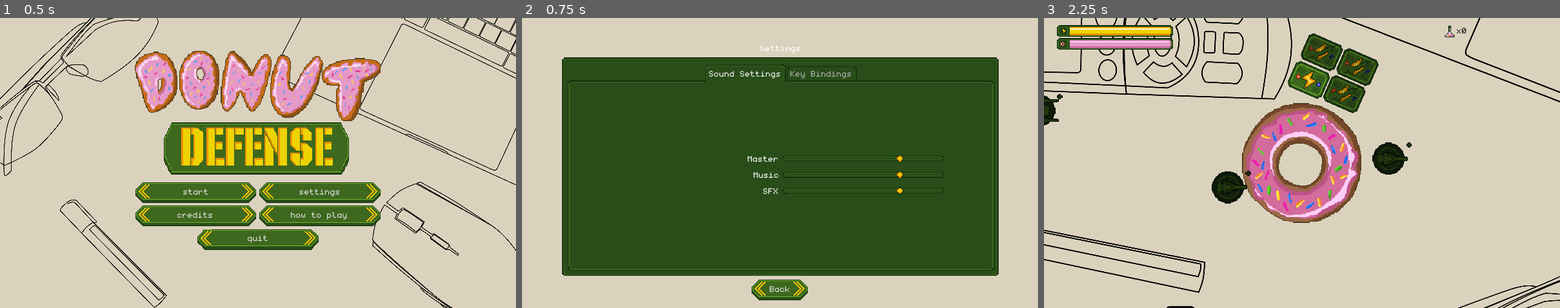
Above: before the commit, frames 1-3 (left to right).
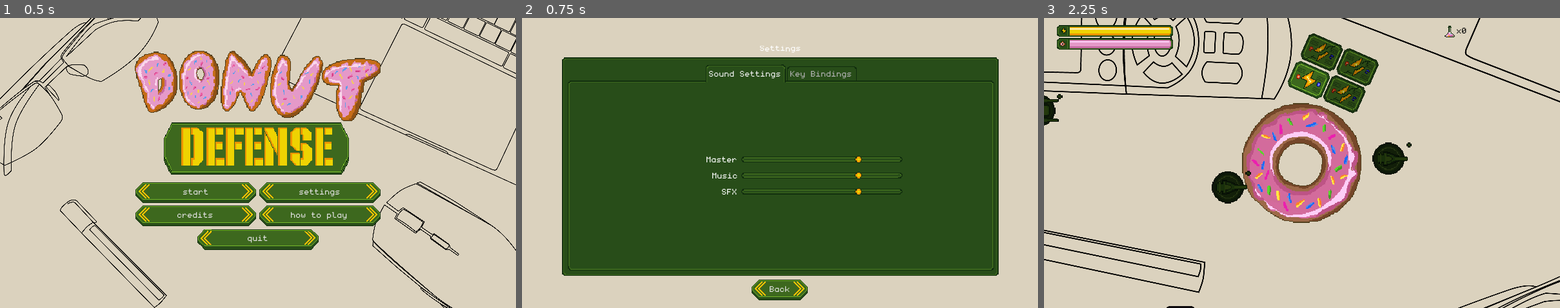
Above: after the commit, the same moments.

Repository: dmitriy-shmilo/gogodot-2021
Game: Godot game, scene res://title_screen/title_screen.tscn
Two runs of this game, one before a commit and one after it. Both use one fixed random seed, a clock stepped at 60 frames per second and the inputs below. The engine's default icon, where the game draws it, is replaced by a stand-in: a white triangle on a blue panel in a dark square. Sound files missing from this copy of the repository are replaced by a short silence.
Inputs:
- Up to frame 1 (0.5 s): no input
- Up to frame 2 (0.75 s): click "settings" at 0.5 s
- Up to frame 3 (2.25 s): click "Back" at 1.25 s; click "start" at 2 s

Frame 1 is identical in both runs. In frame 2, 2.0% of the frame differs, in the area x 35-82%, y 47-62%; in frame 3, nothing differs.

Commit message:
Fix transparent key popup. Localize keybindings.

Diff:
--- a/src/settings_screen/settings_screen.gd
+++ b/src/settings_screen/settings_screen.gd
@@ -7,9 +7,9 @@
 onready var _tab_container = $"VBoxContainer/PanelContainer/TabContainer"
 onready var _keybindings_grid = $"VBoxContainer/PanelContainer/TabContainer/KeyBindings/GridContainer"
 onready var _keybinding_popup = $KeyBindingPopup
-onready var _master_volume_slider = $"VBoxContainer/PanelContainer/TabContainer/SoundSettings/MasterVolume/VolumeSlider"
-onready var _sfx_volume_slider = $"VBoxContainer/PanelContainer/TabContainer/SoundSettings/SfxVolume/VolumeSlider"
-onready var _music_volume_slider = $"VBoxContainer/PanelContainer/TabContainer/SoundSettings/MusicVolume/VolumeSlider"
+onready var _master_volume_slider = $"VBoxContainer/PanelContainer/TabContainer/SoundSettings/Container/MasterVolume/VolumeSlider"
+onready var _sfx_volume_slider = $"VBoxContainer/PanelContainer/TabContainer/SoundSettings/Container/SfxVolume/VolumeSlider"
+onready var _music_volume_slider = $"VBoxContainer/PanelContainer/TabContainer/SoundSettings/Container/MusicVolume/VolumeSlider"
 
 var _current_binding_button: KeyBindingButton = null
 
@@ -33,11 +33,8 @@
 func _prepare_keybindings() -> void:
 	var actions = ["up", "down", "left", "right", "zoom_in", "zoom_out"]
 	for action in actions:
-		if action.begins_with("ui_") or action.begins_with("system_"):
-			continue;
-
 		var label = KeyBindingLabelScene.instance()
-		label.text = action
+		label.text = tr("key_" + action)
 		var button = KeyBindingButtonScene.instance()
 		button.action = action
 		button.connect("pressed", \
--- a/src/settings_screen/settings_screen.tscn
+++ b/src/settings_screen/settings_screen.tscn
@@ -49,76 +49,86 @@
 margin_right = 537.122
 margin_bottom = 266.621
 
-[node name="SoundSettings" type="VBoxContainer" parent="VBoxContainer/PanelContainer/TabContainer"]
+[node name="SoundSettings" type="Control" parent="VBoxContainer/PanelContainer/TabContainer"]
 anchor_right = 1.0
 anchor_bottom = 1.0
 margin_left = 7.38271
 margin_top = 30.1325
 margin_right = -5.88115
 margin_bottom = -6.5068
-size_flags_horizontal = 3
+
+[node name="Container" type="VBoxContainer" parent="VBoxContainer/PanelContainer/TabContainer/SoundSettings"]
+anchor_left = 0.5
+anchor_top = 0.5
+anchor_right = 0.5
+anchor_bottom = 0.5
+margin_left = -150.0
+margin_top = -28.0
+margin_right = 150.0
+margin_bottom = 28.0
 size_flags_vertical = 3
 alignment = 1
-
-[node name="MasterVolume" type="HBoxContainer" parent="VBoxContainer/PanelContainer/TabContainer/SoundSettings"]
-margin_top = 83.0
-margin_right = 517.0
-margin_bottom = 99.0
-alignment = 1
-
-[node name="VolumeLabel" type="Label" parent="VBoxContainer/PanelContainer/TabContainer/SoundSettings/MasterVolume"]
-margin_left = 160.0
-margin_right = 256.0
+__meta__ = {
+"_edit_use_anchors_": false
+}
+
+[node name="MasterVolume" type="HBoxContainer" parent="VBoxContainer/PanelContainer/TabContainer/SoundSettings/Container"]
+margin_right = 300.0
+margin_bottom = 16.0
+alignment = 1
+
+[node name="VolumeLabel" type="Label" parent="VBoxContainer/PanelContainer/TabContainer/SoundSettings/Container/MasterVolume"]
+margin_right = 96.0
 margin_bottom = 16.0
 size_flags_horizontal = 10
 size_flags_vertical = 1
 text = "ui_master_volume"
 
-[node name="VolumeSlider" type="HSlider" parent="VBoxContainer/PanelContainer/TabContainer/SoundSettings/MasterVolume"]
-margin_left = 260.0
-margin_right = 460.0
+[node name="VolumeSlider" type="HSlider" parent="VBoxContainer/PanelContainer/TabContainer/SoundSettings/Container/MasterVolume"]
+margin_left = 100.0
+margin_right = 300.0
 margin_bottom = 16.0
 rect_min_size = Vector2( 200, 0 )
 size_flags_horizontal = 2
 
-[node name="MusicVolume" type="HBoxContainer" parent="VBoxContainer/PanelContainer/TabContainer/SoundSettings"]
-margin_top = 103.0
-margin_right = 517.0
-margin_bottom = 119.0
-alignment = 1
-
-[node name="VolumeLabel" type="Label" parent="VBoxContainer/PanelContainer/TabContainer/SoundSettings/MusicVolume"]
-margin_left = 166.0
-margin_right = 256.0
+[node name="MusicVolume" type="HBoxContainer" parent="VBoxContainer/PanelContainer/TabContainer/SoundSettings/Container"]
+margin_top = 20.0
+margin_right = 300.0
+margin_bottom = 36.0
+alignment = 1
+
+[node name="VolumeLabel" type="Label" parent="VBoxContainer/PanelContainer/TabContainer/SoundSettings/Container/MusicVolume"]
+margin_left = 6.0
+margin_right = 96.0
 margin_bottom = 16.0
 size_flags_horizontal = 10
 size_flags_vertical = 1
 text = "ui_music_volume"
 
-[node name="VolumeSlider" type="HSlider" parent="VBoxContainer/PanelContainer/TabContainer/SoundSettings/MusicVolume"]
-margin_left = 260.0
-margin_right = 460.0
+[node name="VolumeSlider" type="HSlider" parent="VBoxContainer/PanelContainer/TabContainer/SoundSettings/Container/MusicVolume"]
+margin_left = 100.0
+margin_right = 300.0
 margin_bottom = 16.0
 rect_min_size = Vector2( 200, 0 )
 size_flags_horizontal = 2
 
-[node name="SfxVolume" type="HBoxContainer" parent="VBoxContainer/PanelContainer/TabContainer/SoundSettings"]
-margin_top = 123.0
-margin_right = 517.0
-margin_bottom = 139.0
-alignment = 1
-
-[node name="VolumeLabel" type="Label" parent="VBoxContainer/PanelContainer/TabContainer/SoundSettings/SfxVolume"]
-margin_left = 178.0
-margin_right = 256.0
+[node name="SfxVolume" type="HBoxContainer" parent="VBoxContainer/PanelContainer/TabContainer/SoundSettings/Container"]
+margin_top = 40.0
+margin_right = 300.0
+margin_bottom = 56.0
+alignment = 1
+
+[node name="VolumeLabel" type="Label" parent="VBoxContainer/PanelContainer/TabContainer/SoundSettings/Container/SfxVolume"]
+margin_left = 18.0
+margin_right = 96.0
 margin_bottom = 16.0
 size_flags_horizontal = 10
 size_flags_vertical = 1
 text = "ui_sfx_volume"
 
-[node name="VolumeSlider" type="HSlider" parent="VBoxContainer/PanelContainer/TabContainer/SoundSettings/SfxVolume"]
-margin_left = 260.0
-margin_right = 460.0
+[node name="VolumeSlider" type="HSlider" parent="VBoxContainer/PanelContainer/TabContainer/SoundSettings/Container/SfxVolume"]
+margin_left = 100.0
+margin_right = 300.0
 margin_bottom = 16.0
 rect_min_size = Vector2( 200, 0 )
 size_flags_horizontal = 2
@@ -127,16 +137,16 @@
 visible = false
 anchor_right = 1.0
 anchor_bottom = 1.0
-margin_left = 4.0
-margin_top = 31.0
-margin_right = -4.0
-margin_bottom = -4.0
+margin_left = 7.38271
+margin_top = 30.1325
+margin_right = -5.88115
+margin_bottom = -6.5068
 
 [node name="GridContainer" type="GridContainer" parent="VBoxContainer/PanelContainer/TabContainer/KeyBindings"]
-margin_left = 261.0
-margin_top = 112.0
-margin_right = 261.0
-margin_bottom = 112.0
+margin_left = 258.0
+margin_top = 111.0
+margin_right = 258.0
+margin_bottom = 111.0
 size_flags_horizontal = 6
 size_flags_vertical = 6
 custom_constants/vseparation = 10
@@ -171,57 +181,52 @@
 [node name="VBoxContainer" type="VBoxContainer" parent="KeyBindingPopup"]
 anchor_right = 1.0
 anchor_bottom = 1.0
-margin_left = 4.0
-margin_top = 4.0
-margin_right = -4.0
-margin_bottom = -4.0
 alignment = 1
 __meta__ = {
 "_edit_use_anchors_": false
 }
 
 [node name="ActionLabel" type="Label" parent="KeyBindingPopup/VBoxContainer"]
-margin_top = 14.0
-margin_right = 197.0
-margin_bottom = 28.0
+margin_top = 16.0
+margin_right = 206.0
+margin_bottom = 29.0
 align = 1
 
 [node name="Label" type="Label" parent="KeyBindingPopup/VBoxContainer"]
-margin_top = 32.0
-margin_right = 197.0
+margin_top = 33.0
+margin_right = 206.0
 margin_bottom = 46.0
 text = "Press a key..."
 align = 1
 
 [node name="HSeparator" type="HSeparator" parent="KeyBindingPopup/VBoxContainer"]
 margin_top = 50.0
-margin_right = 197.0
+margin_right = 206.0
 margin_bottom = 70.0
 rect_min_size = Vector2( 0, 20 )
 
 [node name="HBoxContainer" type="HBoxContainer" parent="KeyBindingPopup/VBoxContainer"]
 margin_top = 74.0
-margin_right = 197.0
-margin_bottom = 94.0
+margin_right = 206.0
+margin_bottom = 99.0
 alignment = 1
 
 [node name="CancelButton" type="Button" parent="KeyBindingPopup/VBoxContainer/HBoxContainer"]
-margin_left = 21.0
-margin_right = 75.0
-margin_bottom = 20.0
+margin_right = 80.0
+margin_bottom = 25.0
 focus_mode = 0
 text = "Cancel"
 
 [node name="ClearButton" type="Button" parent="KeyBindingPopup/VBoxContainer/HBoxContainer"]
-margin_left = 79.0
-margin_right = 175.0
-margin_bottom = 20.0
+margin_left = 84.0
+margin_right = 206.0
+margin_bottom = 25.0
 focus_mode = 0
 text = "Clear Binding"
 
-[connection signal="value_changed" from="VBoxContainer/PanelContainer/TabContainer/SoundSettings/MasterVolume/VolumeSlider" to="." method="_on_MasterVolumeSlider_value_changed"]
-[connection signal="value_changed" from="VBoxContainer/PanelContainer/TabContainer/SoundSettings/MusicVolume/VolumeSlider" to="." method="_on_MusicVolumeSlider_value_changed"]
-[connection signal="value_changed" from="VBoxContainer/PanelContainer/TabContainer/SoundSettings/SfxVolume/VolumeSlider" to="." method="_on_SfxVolumeSlider_value_changed"]
+[connection signal="value_changed" from="VBoxContainer/PanelContainer/TabContainer/SoundSettings/Container/MasterVolume/VolumeSlider" to="." method="_on_MasterVolumeSlider_value_changed"]
+[connection signal="value_changed" from="VBoxContainer/PanelContainer/TabContainer/SoundSettings/Container/MusicVolume/VolumeSlider" to="." method="_on_MusicVolumeSlider_value_changed"]
+[connection signal="value_changed" from="VBoxContainer/PanelContainer/TabContainer/SoundSettings/Container/SfxVolume/VolumeSlider" to="." method="_on_SfxVolumeSlider_value_changed"]
 [connection signal="pressed" from="VBoxContainer/BackButton" to="." method="_on_BackButton_pressed"]
 [connection signal="action_remapped" from="KeyBindingPopup" to="." method="_on_KeyBindingPopup_action_remapped"]
 [connection signal="pressed" from="KeyBindingPopup/VBoxContainer/HBoxContainer/CancelButton" to="." method="_on_KeybindingCancelButton_pressed"]
--- a/src/tr_keys.csv
+++ b/src/tr_keys.csv
@@ -6,3 +6,9 @@
 ui_music_volume,Music,Музыка
 ui_sfx_volume,SFX,Эффекты
 ui_speech_volume,Speech,Голос
+key_up,Up,Вверх
+key_down,Down,Вниз
+key_left,Left,Влево
+key_right,Right,Вправо
+key_zoom_in,Zoom In,Приблизить
+key_zoom_out,Zoom Out,Отадлить
--- a/src/ui/default_theme.tres
+++ b/src/ui/default_theme.tres
@@ -37,6 +37,10 @@
 margin_top = 8.0
 margin_bottom = 4.0
 
+[sub_resource type="StyleBoxTexture" id=20]
+texture = ExtResource( 1 )
+region_rect = Rect2( 48, 64, 16, 2 )
+
 [sub_resource type="AtlasTexture" id=18]
 atlas = ExtResource( 1 )
 region = Rect2( 48, 48, 16, 16 )
@@ -66,6 +70,12 @@
 margin_bottom = 6.3785
 
 [sub_resource type="StyleBoxTexture" id=14]
+texture = ExtResource( 1 )
+region_rect = Rect2( 48, 32, 16, 16 )
+margin_left = 5.76008
+margin_right = 5.8853
+margin_top = 6.76183
+margin_bottom = 6.01052
 
 [sub_resource type="StyleBoxTexture" id=11]
 texture = ExtResource( 1 )
@@ -103,6 +113,7 @@
 Button/styles/hover = SubResource( 3 )
 Button/styles/normal = SubResource( 1 )
 Button/styles/pressed = SubResource( 2 )
+HSeparator/styles/separator = SubResource( 20 )
 HSlider/icons/grabber = SubResource( 18 )
 HSlider/icons/grabber_highlight = SubResource( 19 )
 HSlider/styles/grabber_area = SubResource( 15 )
Binary file changed: src/assets/ui.aseprite
Binary file changed: src/assets/ui.png
Binary file changed: src/tr_keys.en.translation
Binary file changed: src/tr_keys.ru.translation
Not shown: 1 places in src/ui/default_theme.tres that only renumber resources
